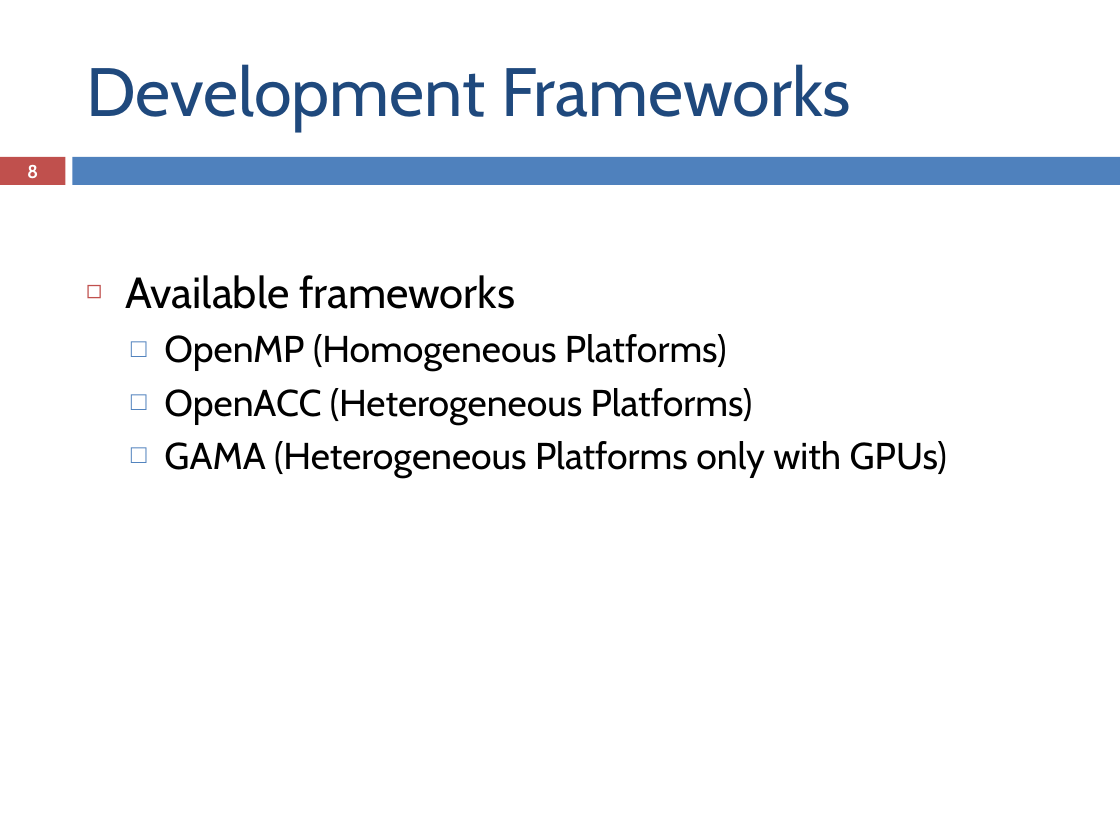
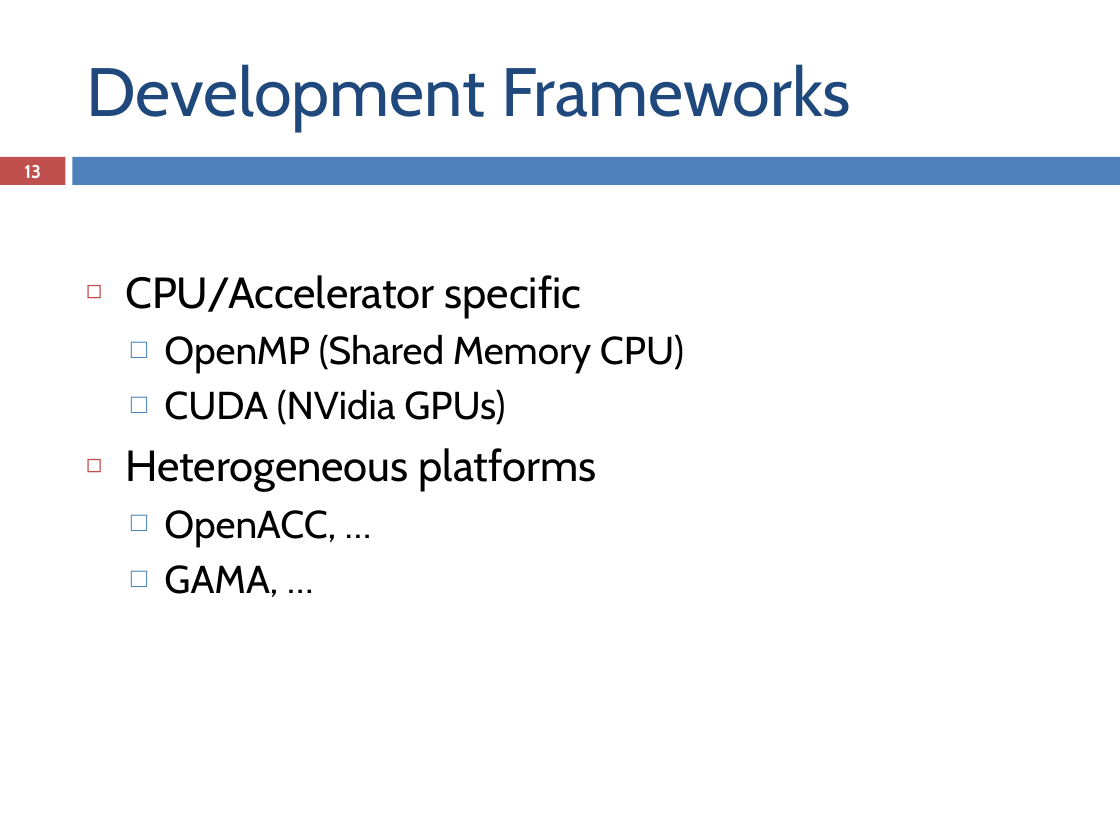
Before and after one commit to ampereira/mscthesis-liptool, a slide deck: slide 13 of doc/pre-thesis/presentation/pre-thesis_presentation.pptx (slide 8 before the commit). Drawn at 1120x840 pixels with LibreOffice and Linux fonts; fonts in the diff are those of the drawing. Boxes give left, top, right and bottom in pixels: in the first picture for what was removed or moved away, otherwise in the second. Text is boxed around its words. In the diff, an @@ line names an element or a change of style, - is before the commit and + after.

```diff
--- a/doc/pre-thesis/presentation/pre-thesis_presentation.pptx
+++ b/doc/pre-thesis/presentation/pre-thesis_presentation.pptx
@@ page number at (24, 165, 41, 178): text changed @@
-8
+13
@@ text at (125, 275, 684, 597): text changed; size 24 to 25 pt @@
-◻ Available frameworks
-  □ OpenMP (Homogeneous Platforms)
-  □ OpenACC (Heterogeneous Platforms)
-  □ GAMA (Heterogeneous Platforms only with GPUs)
+◻ CPU/Accelerator specific
+  □ OpenMP (Shared Memory CPU)
+  □ CUDA (NVidia GPUs)
+◻ Heterogeneous platforms
+  □ OpenACC, …
+  □ GAMA, …
```
Also in this commit, not shown: 8 other slides changed, 4 slides added, 2 slides removed, 7 other files.
